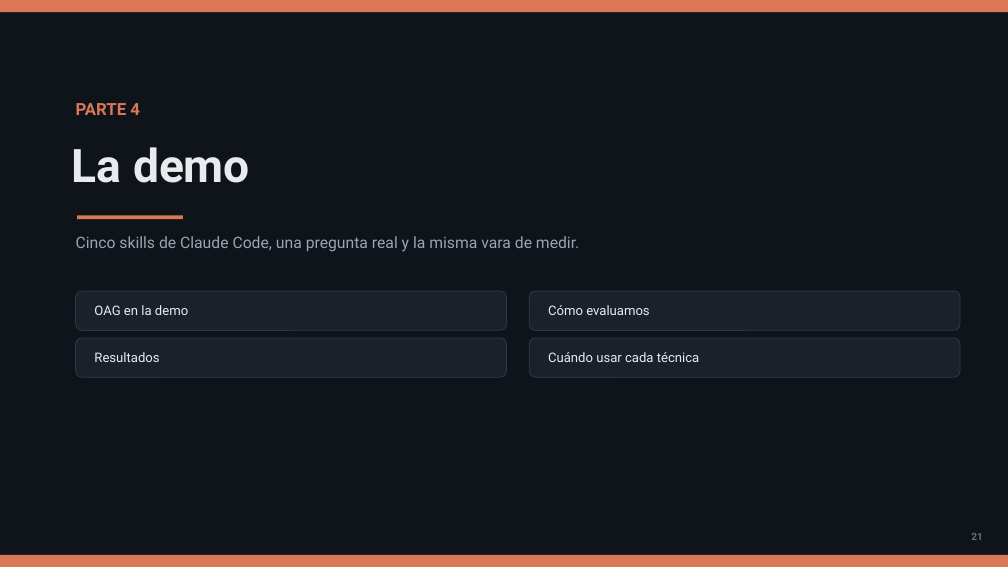
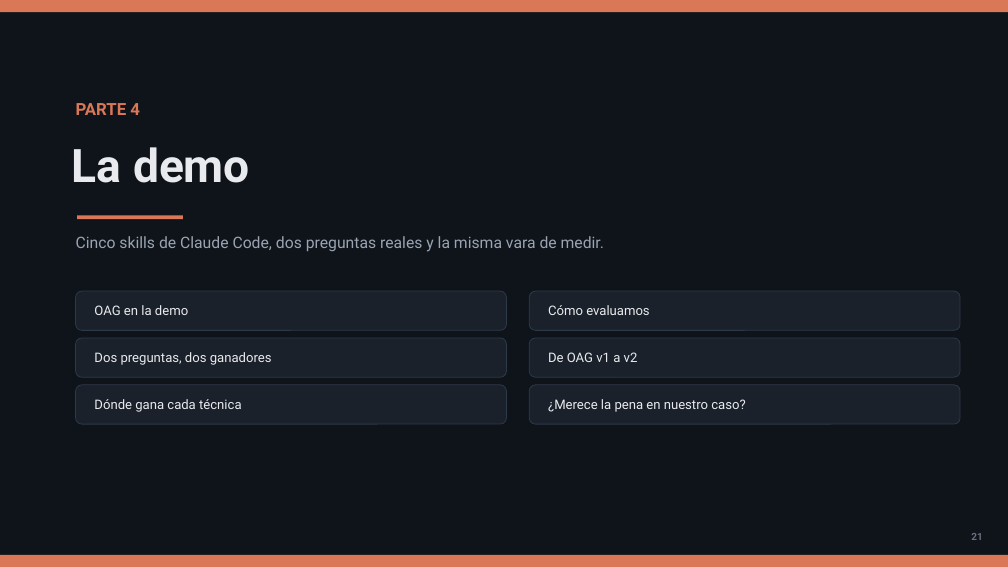
Before and after one commit to olonok69/oag_vs_kg_ml_engineer, a slide deck: slide 21 of presentacion/OAG_vs_KG_Presentacion.pptx. Drawn at 1008x567 pixels with LibreOffice and Linux fonts; fonts in the diff are those of the drawing. Boxes give left, top, right and bottom in pixels: in the first picture for what was removed or moved away, otherwise in the second. Text is boxed around its words. In the diff, an @@ line names an element or a change of style, - is before the commit and + after.

Commit message:
Demo: two scenarios, OAG schema v2 and where each technique wins
- Two questions: rules about a modelled component (OAG) and exploring an
  area the ontology does not model (GraphRAG). Scripts, skills and
  compare take --q <id>; runs and facts are stored per question.
- OAG schema v2: must_not_break_same_component constraint and a calls
  relation between components; --schema 1 reproduces v1.
- GraphRAG output groups results into named communities (themes).
- compare.py adds F1 and runs GraphRAG at 1 and 2 hops, OAG v1 and v2.
- Guides ES/EN, scenarios diagram and deck (31 slides): results per
  question, v1 to v2, where each technique wins and whether it is worth it.

```diff
--- a/presentacion/OAG_vs_KG_Presentacion.pptx
+++ b/presentacion/OAG_vs_KG_Presentacion.pptx
@@ text at box(76, 236, 604, 252): text changed @@
-Cinco skills de Claude Code, una pregunta real y la misma vara de medir.
+Cinco skills de Claude Code, dos preguntas reales y la misma vara de medir.
@@ text at box(94, 352, 272, 365): text changed @@
-Resultados
+Dos preguntas, dos ganadores
@@ text at box(548, 352, 638, 362): text changed @@
-Cuándo usar cada técnica
+De OAG v1 a v2
@@ rounded rectangle added at box(76, 385, 507, 424), fill #1A212B, outline #2E3948 0.75 pt @@
@@ rounded rectangle added at box(529, 385, 960, 424), fill #1A212B, outline #2E3948 0.75 pt @@
@@ text added at box(94, 399, 242, 412), 12.5 pt, text #E8EAED @@
+Dónde gana cada técnica
@@ text added at box(548, 399, 745, 412), 12.5 pt, text #E8EAED @@
+¿Merece la pena en nuestro caso?
```
Also in this commit, not shown: 3 other slides changed, 6 slides added, 1 slide removed, 29 other files.
